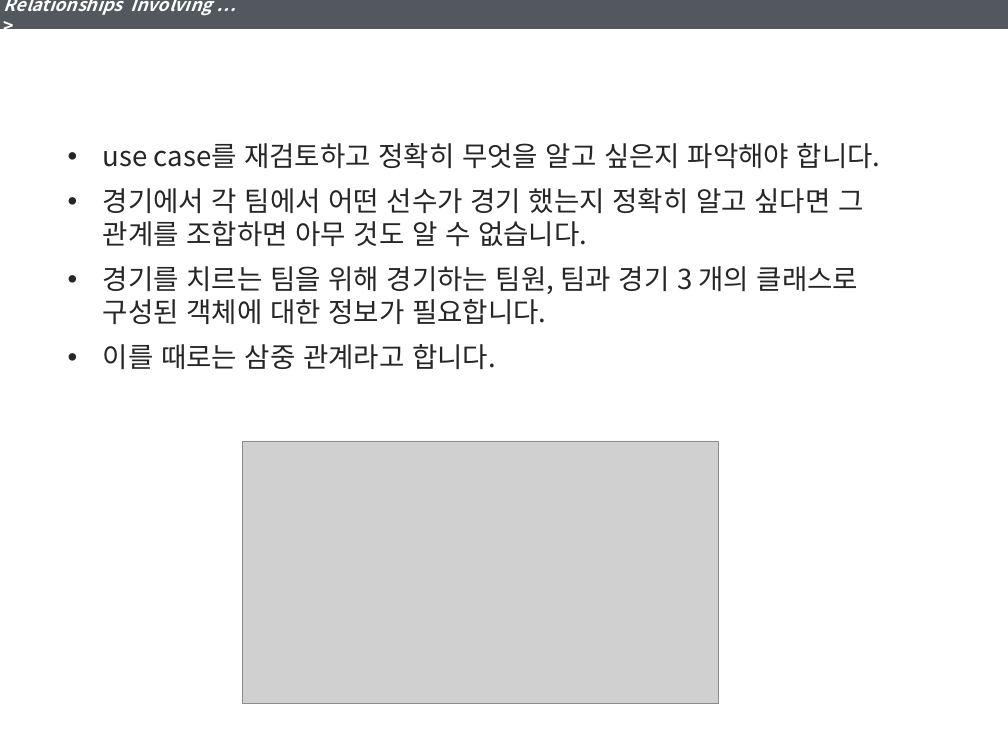
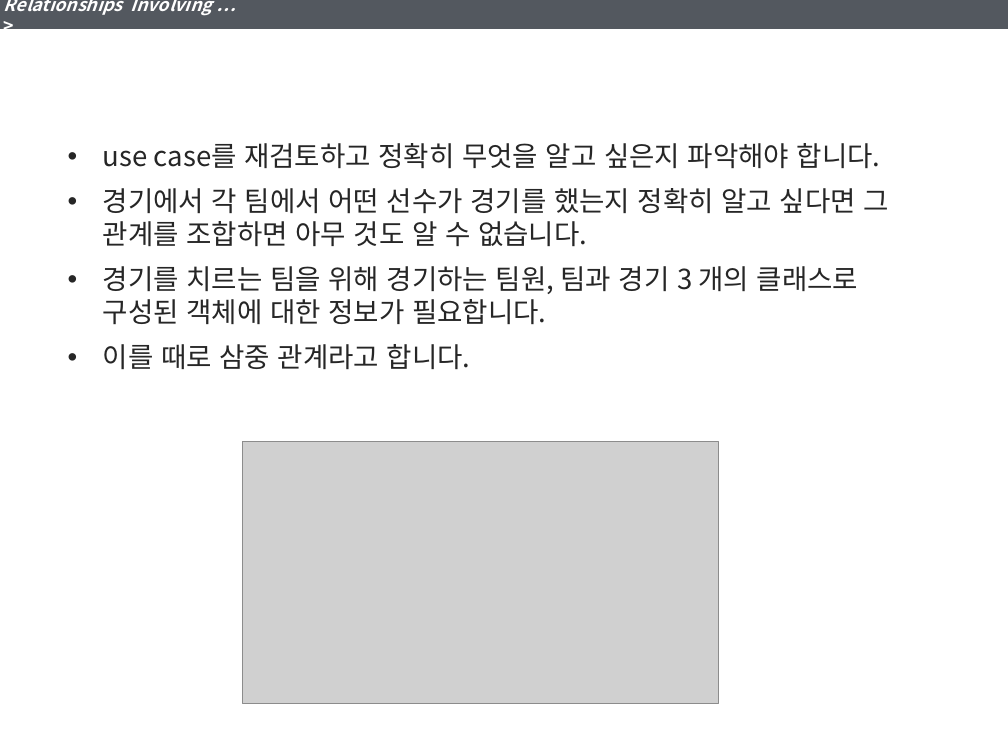
Before and after one commit to YoonJoon/KGarden, a slide deck: slide 37 of DBDesign/6_DevelopingaDataModel.pptx. Drawn at 1008x756 pixels with LibreOffice and Linux fonts; fonts in the diff are those of the drawing; grey boxes stand for pictures. Boxes give left, top, right and bottom in pixels: in the first picture for what was removed or moved away, otherwise in the second. Text is boxed around its words. In the diff, an @@ line names an element or a change of style, - is before the commit and + after.

Commit message:
correct typo error

```diff
--- a/DBDesign/6_DevelopingaDataModel.pptx
+++ b/DBDesign/6_DevelopingaDataModel.pptx
@@ text at (x1=103, y1=188, x2=889, y2=246): text changed @@
-• 경기에서 각 팀에서 어떤 선수가 경기 했는지 정확히 알고 싶다면 그 관계를 조합하면 아무 것도 알 수 없습니다.
+• 경기에서 각 팀에서 어떤 선수가 경기를 했는지 정확히 알고 싶다면 그 관계를 조합하면 아무 것도 알 수 없습니다.
@@ text at (x1=103, y1=344, x2=471, y2=369): text changed @@
-• 이를 때로는 삼중 관계라고 합니다.
+• 이를 때로 삼중 관계라고 합니다.
```
Also in this commit, not shown: 3 other slides changed.
